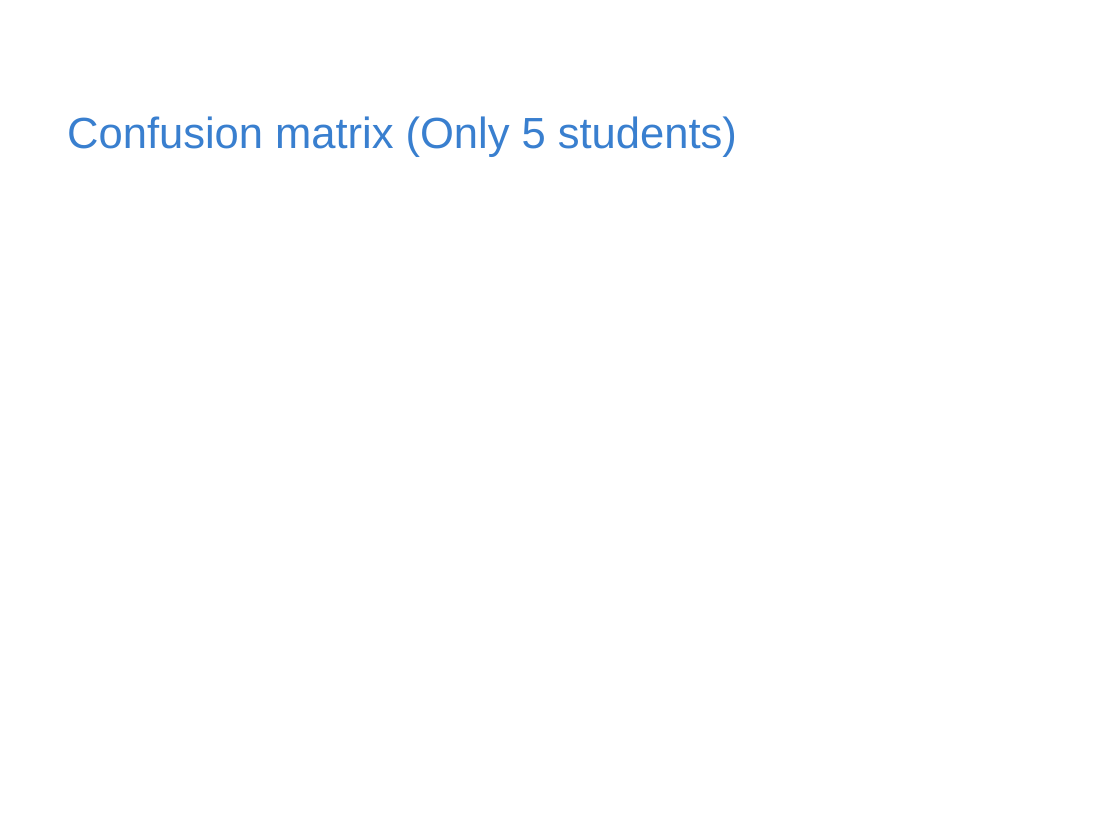
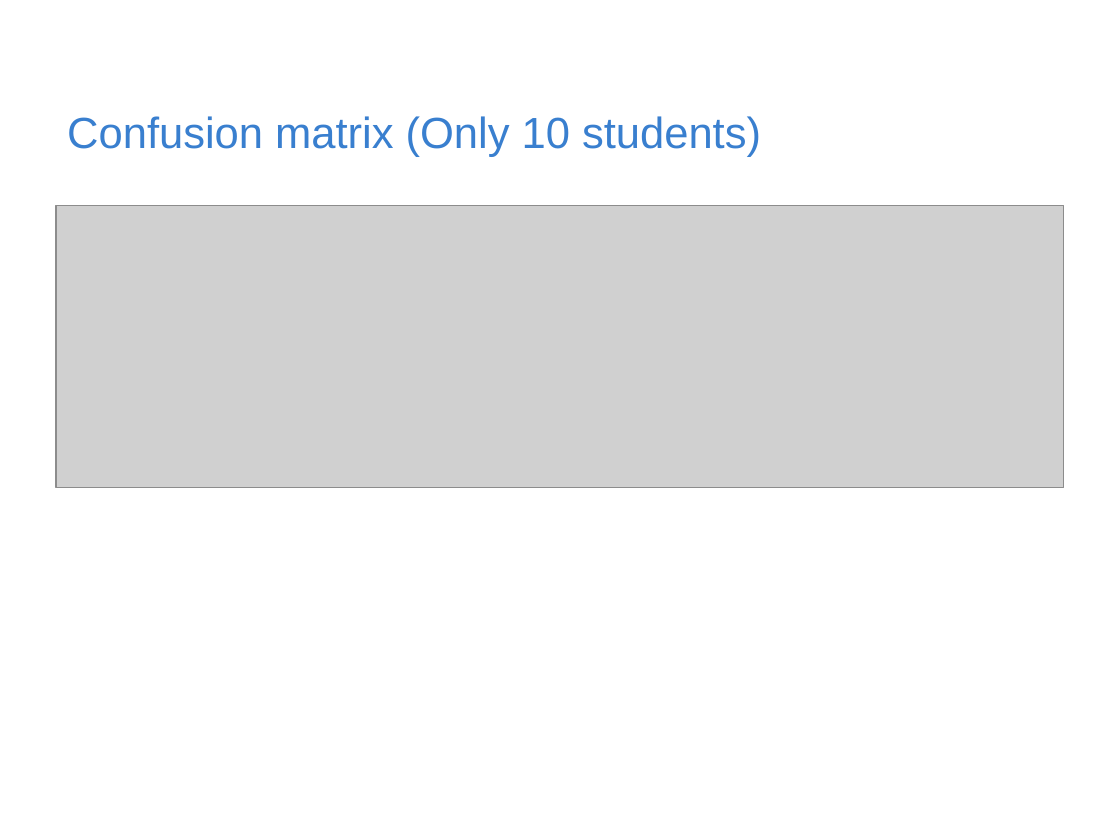
Before and after one commit to rischanlab/MyThesis, a slide deck: slide 23 of Thesis-presentation.pptx (slide 22 before the commit). Drawn at 1120x840 pixels with LibreOffice and Linux fonts; fonts in the diff are those of the drawing; grey boxes stand for pictures; background and template pictures are left out. Boxes give left, top, right and bottom in pixels: in the first picture for what was removed or moved away, otherwise in the second. Text is boxed around its words. In the diff, an @@ line names an element or a change of style, - is before the commit and + after.

```diff
--- a/Thesis-presentation.pptx
+++ b/Thesis-presentation.pptx
@@ title at <box>67,116,761,157</box>: text changed @@
-Confusion matrix (Only 5 students)
+Confusion matrix (Only 10 students)
@@ picture added at <box>56,205,1064,487</box> @@
```
Also in this commit, not shown: 3 other slides changed, 1 slide added.
